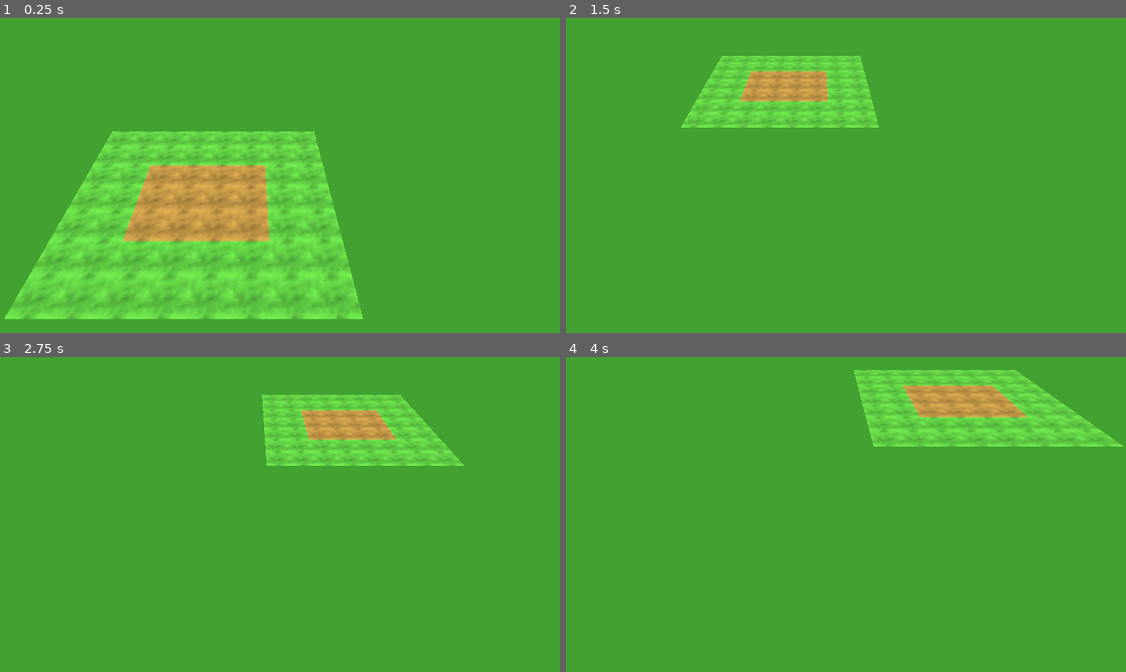
Above: before the commit, frames 1-4 (two rows, left to right).
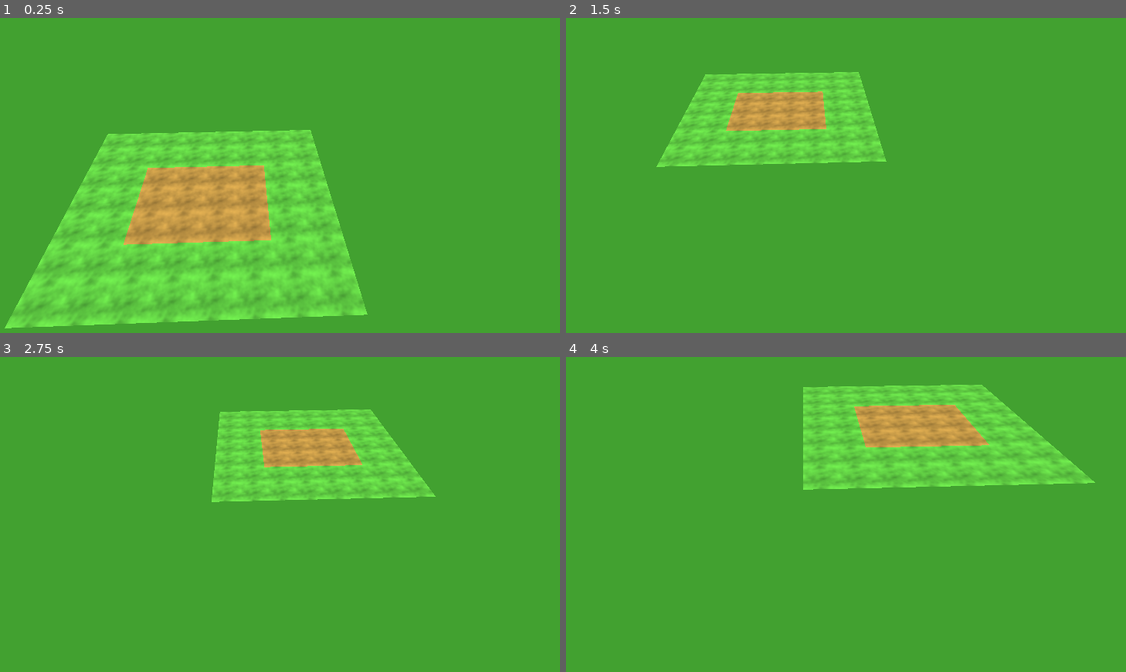
Above: after the commit, the same moments.

Repository: wingedadventurer/gwj-xii
Game: Godot game, scene res://scenes/levels/level_test_camera.tscn
Same seed, same stepped clock (60 frames per second), same inputs: the game is played once before the commit and once after it. The project has no main scene, so this scene is started directly.
Inputs (mouse positions are in pixels of both pictures, inside the frame that each line leads up to):
- Up to frame 1 (0.25 s): no input
- Up to frame 2 (1.5 s): tap Enter at 0.5 s; move the mouse to (784, 270) at 0.52 s; hold Down (camera_move_back) 0.53-1.28 s; move the mouse to (1002, 254) at 1.27 s; tap Up (camera_move_forward) at 1.35 s
- Up to frame 3 (2.75 s): tap Space at 2 s; move the mouse to (67, 483) at 2.02 s; hold Left (camera_move_left) from 2.03 s (still down)
- Up to frame 4 (4 s): move the mouse to (846, 536) at 2.77 s; release Left (camera_move_left) at 2.78 s; tap Right (camera_move_right) at 2.85 s; tap Enter at 3.5 s; move the mouse to (722, 448) at 3.52 s; tap Mouse wheel up (camera_zoom_in) at 3.6 s

The runs differ from the first frame. In frame 1, 3.9% of the frame differs, in the area x 0-66%, y 35-99%; in frame 2, 8.6%; in frame 3, 10%; in frame 4, 15%, in the area x 42-100%, y 4-43%.

Commit message:
Tweak camera movement; make camera slightly tilted

Diff:
--- a/godot-project/scenes/camera.tscn
+++ b/godot-project/scenes/camera.tscn
@@ -6,7 +6,7 @@
 script = ExtResource( 1 )
 
 [node name="pivot" type="Spatial" parent="."]
-transform = Transform( 1, 0, 0, 0, 0.642788, 0.766044, 0, -0.766044, 0.642788, 0, 0, 0 )
+transform = Transform( 0.999391, 0.0267346, -0.022433, 0, 0.642788, 0.766044, 0.0348995, -0.765578, 0.642396, 0, 0, 0 )
 
 [node name="cam" type="Camera" parent="pivot"]
 transform = Transform( 1, 0, 0, 0, 1, 0, 0, 0, 1, 0, 0, 8 )
--- a/godot-project/scripts/camera.gd
+++ b/godot-project/scripts/camera.gd
@@ -3,8 +3,8 @@
 onready var cam = get_node("pivot/cam")
 onready var zoom_tween = get_node("zoom_tween")
 
-var max_move_speed := 10.0
-var acceleration_strength := 40.0
+var max_move_speed := 8.0
+var acceleration_strength := 20.0
 var deceleration_factor := 0.2
 var zoom := 10.0 setget set_zoom
 var min_zoom := 4.0
